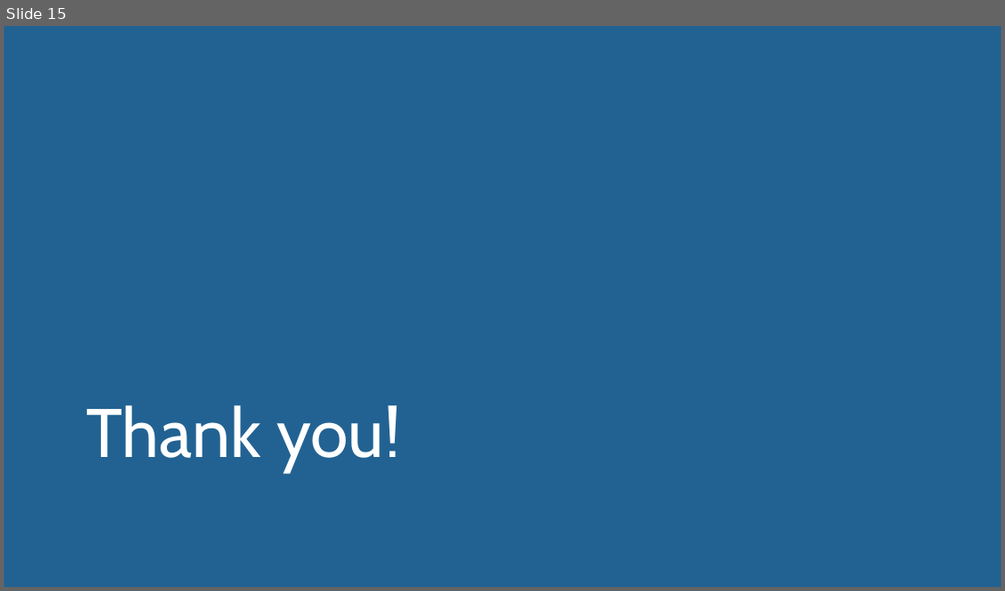
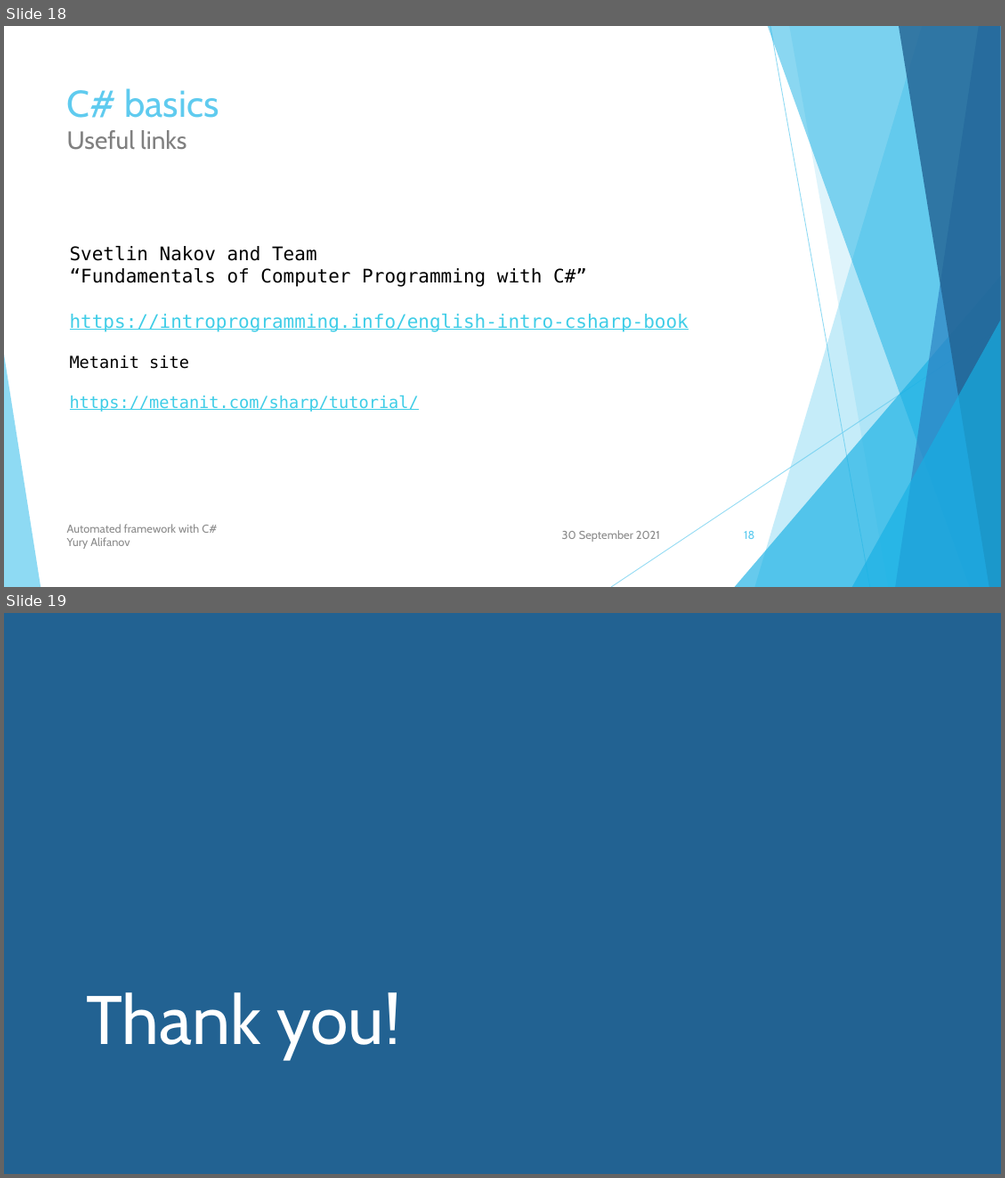
Before and after one commit to user-yalif/ITLeadersCourseAlifanov, a slide deck: Alifanov.ITLeadersCourse/Automated framework with C#.pptx. Shown one above the other, each under a label of ours: slide 15 before the commit, slides 18 and 19 after it. The pictures are 1005x591 and 1005x1178 pixels, drawn with LibreOffice and Linux fonts; fonts in the diff are those of the drawing. Boxes give left, top, right and bottom in pixels: in the first picture for what was removed or moved away, otherwise in the second. Text is boxed around its words. In the diff, an @@ line names an element or a change of style, - is before the commit and + after.

```diff
--- a/Alifanov.ITLeadersCourse/Automated framework with C#.pptx
+++ b/Alifanov.ITLeadersCourse/Automated framework with C#.pptx
@@ slide 18 added at box(4, 26, 1001, 587), background #FFFFFF; not listed: 10 template elements that a slide beside it also shows @@
@@ title added at box(67, 88, 218, 150), 24 pt, text #808080 @@
+C# basics
+Useful links
@@ text added at box(70, 246, 688, 411), 18 pt, text #3FCDE7, underline @@
+Svetlin Nakov and Team
+“Fundamentals of Computer Programming with C#”
+https://introprogramming.info/english-intro-csharp-book
+Metanit site
+https://metanit.com/sharp/tutorial/
@@ text added at box(67, 524, 217, 548), 11 pt, text #8C8C8C @@
+Automated framework with C#
+Yury Alifanov
@@ text added at box(562, 530, 660, 541), 11 pt, text #8C8C8C @@
+30 September 2021
@@ page number added at box(744, 531, 754, 539), 11 pt, text #5FCBEF @@
+18
@@ what was slide 15 is now slide 19 @@
```
Also in this commit, not shown: 8 slides changed, 3 other slides added, 2 other files.
